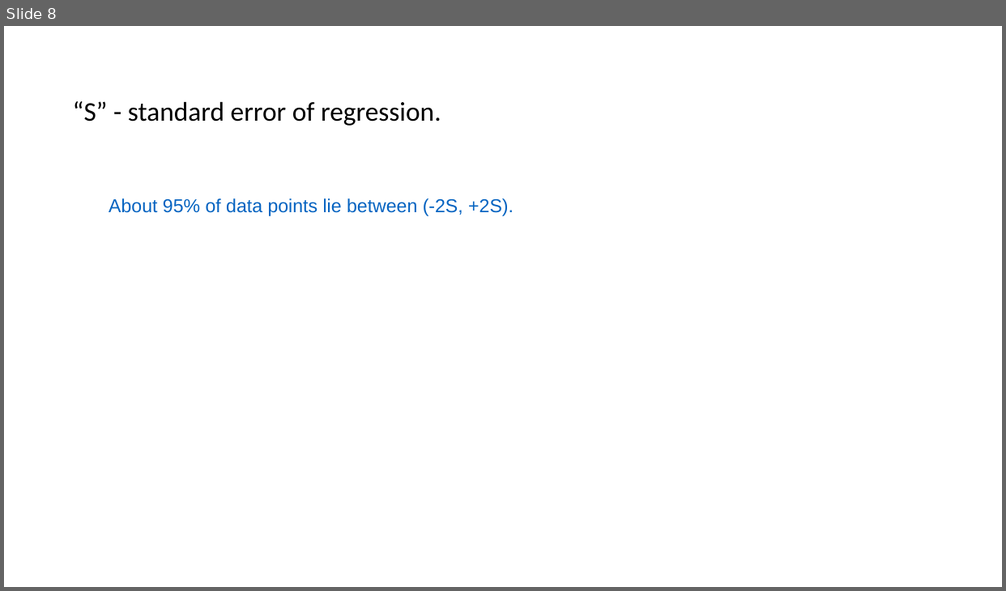
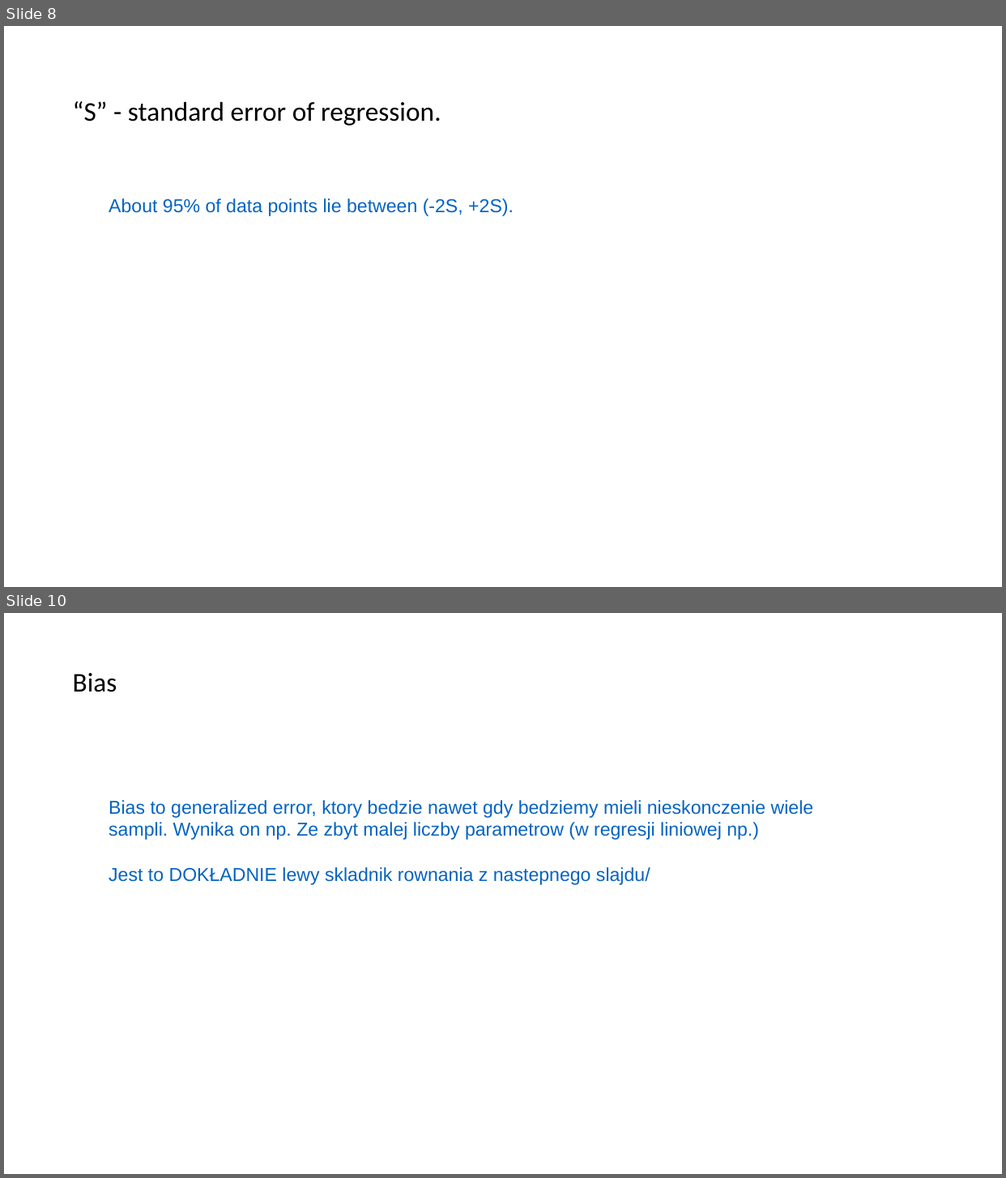
Before and after one commit to PawelBrysch/sth-knowledge, a slide deck: source/math_linreg2/00_MAPS/presentation.pptx. Shown one above the other, each under a label of ours: slide 8 before the commit, slides 8 and 10 after it; the slides between them are not shown. The pictures are 1006x591 and 1006x1178 pixels, drawn with LibreOffice and Linux fonts; fonts in the diff are those of the drawing. Boxes give left, top, right and bottom in pixels: in the first picture for what was removed or moved away, otherwise in the second. Text is boxed around its words. In the diff, an @@ line names an element or a change of style, - is before the commit and + after.

Commit message:
Added bias vs variance to the presentation.

```diff
--- a/source/math_linreg2/00_MAPS/presentation.pptx
+++ b/source/math_linreg2/00_MAPS/presentation.pptx
@@ slide 10 added at bbox=[4, 613, 1002, 1174], background #FFFFFF @@
@@ text added at bbox=[73, 673, 117, 692], 26 pt, text #000000 @@
+Bias
@@ text added at bbox=[108, 800, 814, 885], 18 pt, text #0563C1 @@
+Bias to generalized error, ktory bedzie nawet gdy bedziemy mieli nieskonczenie wiele sampli. Wynika on np. Ze zbyt malej liczby parametrow (w regresji liniowej np.)
+Jest to DOKŁADNIE lewy skladnik rownania z nastepnego slajdu/
```
Also in this commit, not shown: 2 other slides added, 5 other files.
